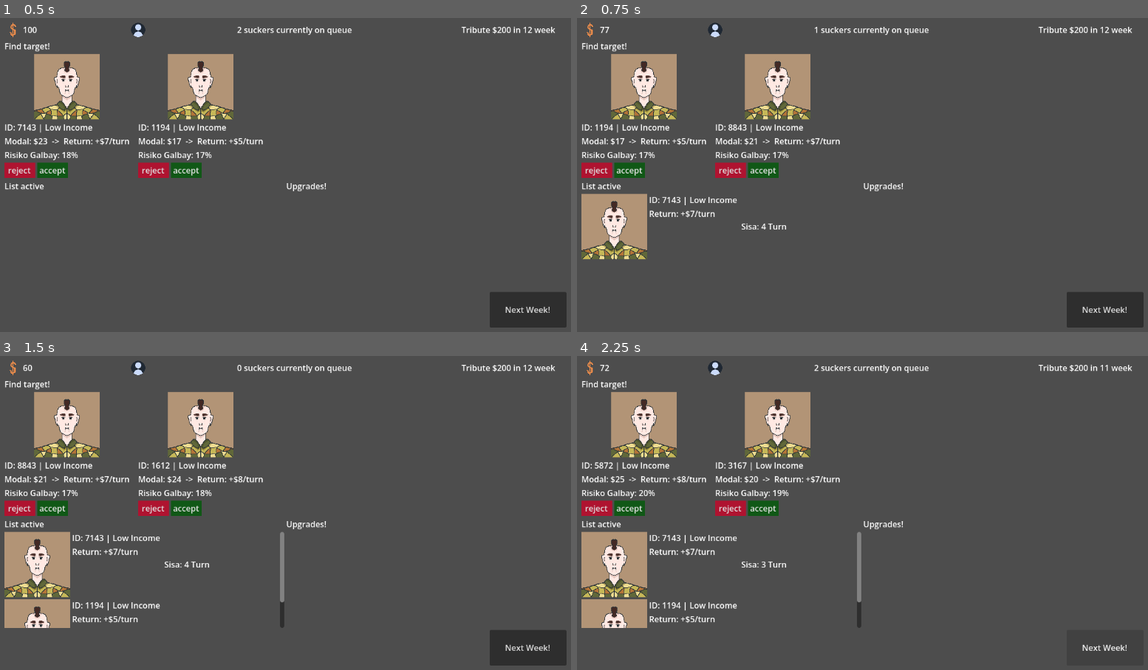
Above: before the commit, frames 1-4 (two rows, left to right).
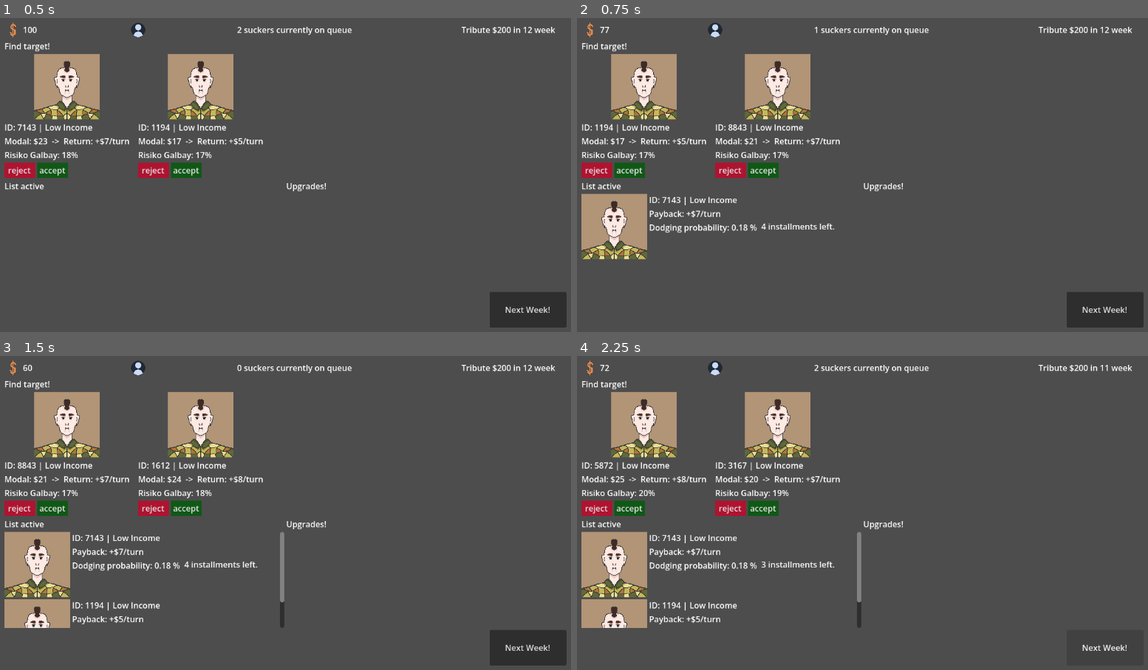
Above: after the commit, the same moments.

Repository: DwikiFebrian/galbay
Game: Godot game, scene res://main.tscn
The game is run twice, just before and just after one commit, with the same random seed, the same clock (stepped at 60 frames per second) and the same inputs.
Inputs:
- Up to frame 1 (0.5 s): no input
- Up to frame 2 (0.75 s): click "accept" at 0.5 s
- Up to frame 3 (1.5 s): click "accept" at 1.25 s
- Up to frame 4 (2.25 s): click "Next Week!" at 2 s

Frame 1 is identical in both runs. In frame 2, 0.5% of the frame differs, in the area x 12-46%, y 61-69%; in frame 3, 0.6%, in the area x 12-46%, y 61-86%; in frame 4, 0.6%.

Commit message:
lokalisasi dikit

Diff:
--- a/intro.gd
+++ b/intro.gd
@@ -9,7 +9,7 @@
 
 var dialog_lines: Array = [
 	"Listen up! I'm fronting you this seed money.",
-	"Get out there and hook as many targets as you can.",
+	"Get out there and hook as many suckers as you can.",
 	"Squeeze every last cent out of them...",
 	"...and pay me back! Don't make me wait."
 ]
--- a/intro.tscn
+++ b/intro.tscn
@@ -38,7 +38,7 @@
 "duration": 1.0,
 "texture": SubResource("AtlasTexture_smii7")
 }],
-"loop": true,
+"loop": 1,
 "name": &"player",
 "speed": 4.0
 }]
@@ -86,7 +86,7 @@
 "duration": 1.0,
 "texture": SubResource("AtlasTexture_0claw")
 }],
-"loop": true,
+"loop": 1,
 "name": &"idleboss",
 "speed": 4.0
 }, {
@@ -100,7 +100,7 @@
 "duration": 1.0,
 "texture": SubResource("AtlasTexture_m4rpt")
 }],
-"loop": true,
+"loop": 1,
 "name": &"walkboss",
 "speed": 5.0
 }]
--- a/nasabahaktif.gd
+++ b/nasabahaktif.gd
@@ -4,6 +4,7 @@
 @onready var label_nama = $infokiri/nama
 @onready var label_return = $infokiri/return
 @onready var label_turn = $turn
+@onready var label_peluang_galbay = $infokiri/galbay
 
 var sisa_tenor: int = 4
 
@@ -15,8 +16,11 @@
 	if data.has("path_gambar"):
 		avatar.texture = load(data["path_gambar"])
 
+	var tampil_peluang_galbay = round(data["peluang_galbay"]*100)/100
+
 	label_nama.text = "ID: " + str(data["id_nasabah"]) + " | " + str(data["tipe_kelas"])
-	label_return.text = "Return: +$" + str(data["cicilan_per_turn"]) + "/turn"
+	label_return.text = "Payback: +$" + str(data["cicilan_per_turn"]) + "/turn"
+	label_peluang_galbay.text = "Dodging probability: " + str(tampil_peluang_galbay) + " %"
 
 	# kalau nanti di main.gd ada data "tenor", dia bakal pakai itu,
 	# kalau nggak ada, pakai default 4 turn
@@ -26,7 +30,7 @@
 	update_teks_turn()
 
 func update_teks_turn() -> void:
-	label_turn.text = "Sisa: " + str(sisa_tenor) + " Turn"
+	label_turn.text = str(sisa_tenor) + " installments left."
 
 # fungsi dipanggil dari main.gd pas ganti turn
 func kurangi_turn() -> void:
--- a/nasabahaktif.tscn
+++ b/nasabahaktif.tscn
@@ -18,10 +18,17 @@
 [node name="return" type="Label" parent="infokiri" unique_id=1513008061]
 layout_mode = 2
 
+[node name="galbay" type="Label" parent="infokiri" unique_id=307956012]
+layout_mode = 2
+
+[node name="galbay2" type="Label" parent="infokiri" unique_id=1337843196]
+visible = false
+layout_mode = 2
+size_flags_horizontal = 0
+
 [node name="spacer" type="Control" parent="." unique_id=1675364312]
 layout_mode = 2
-size_flags_horizontal = 3
-size_flags_vertical = 3
+size_flags_vertical = 8
 
 [node name="turn" type="Label" parent="." unique_id=793777522]
 layout_mode = 2
